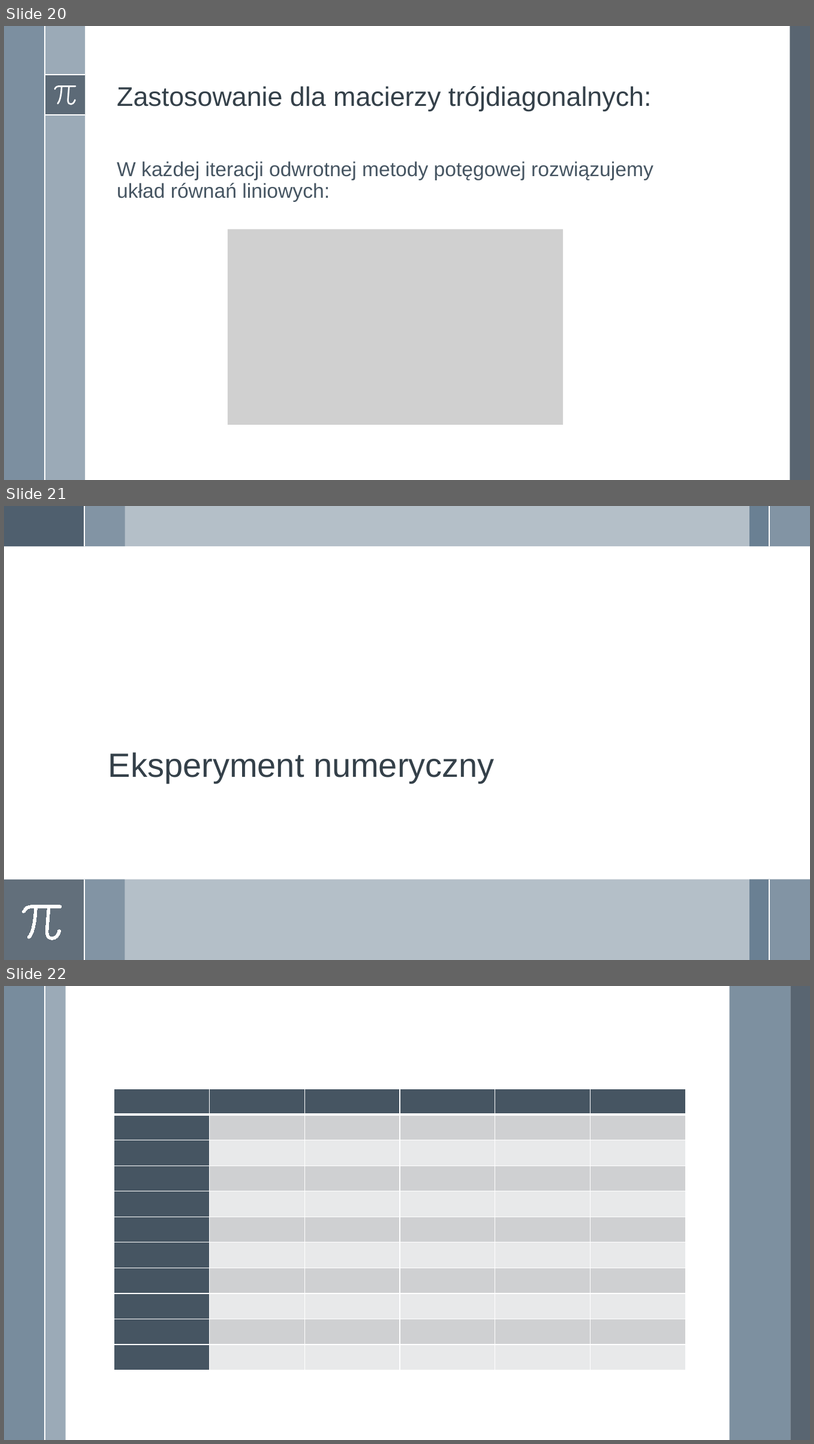
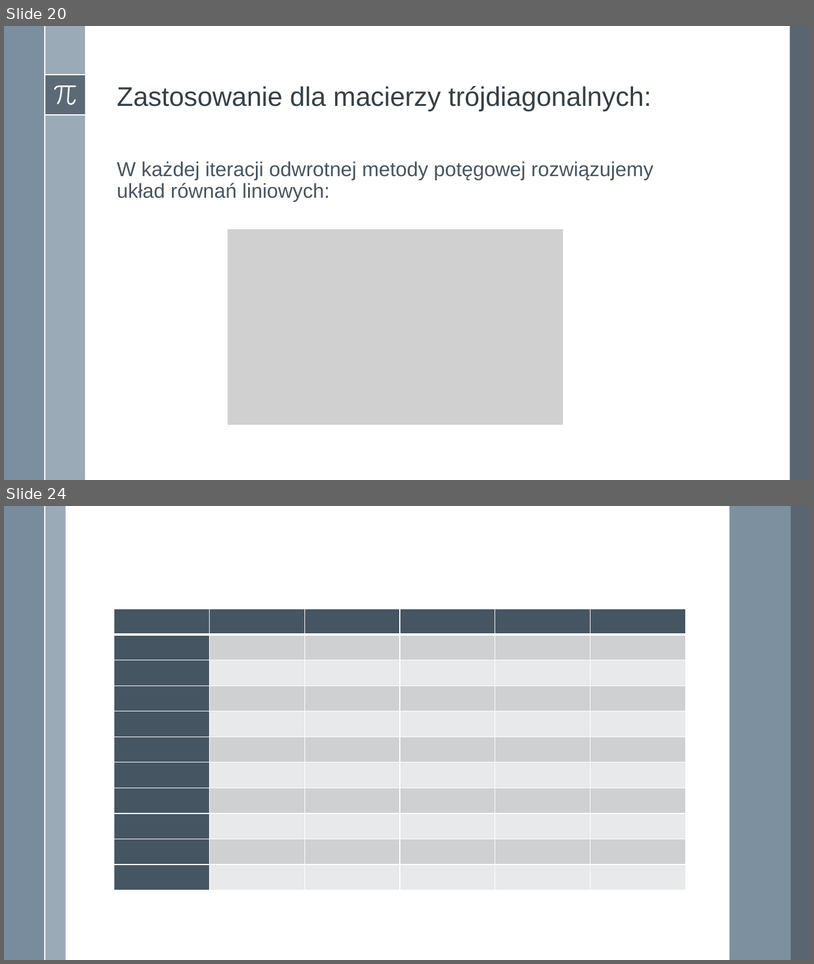
Before and after one commit to adamgracikowski/Numerical-Methods, a slide deck: Project2/Presentation/P2Z20_AGR.pptx. Shown one above the other, each under a label of ours: slides 20, 21 and 22 before the commit, slides 20 and 24 after it; the slides between them are not shown. The pictures are 814x1444 and 814x964 pixels, drawn with LibreOffice and Linux fonts; fonts in the diff are those of the drawing; grey boxes stand for pictures. Boxes give left, top, right and bottom in pixels: in the first picture for what was removed or moved away, otherwise in the second. Text is boxed around its words. In the diff, an @@ line names an element or a change of style, - is before the commit and + after.

```diff
--- a/Project2/Presentation/P2Z20_AGR.pptx
+++ b/Project2/Presentation/P2Z20_AGR.pptx
@@ slide 21 removed at [4,506,810,960], background #FFFFFF @@
@@ rectangle removed at [4,506,84,547] @@
@@ rectangle removed at [4,506,810,547] @@
@@ rectangle removed at [4,506,84,547] @@
@@ rectangle removed at [84,506,125,547] @@
@@ line removed from (84, 506) to (84, 547) @@
@@ rectangle removed at [750,506,770,547] @@
@@ rectangle removed at [770,506,810,547] @@
@@ line removed from (770, 506) to (770, 547) @@
@@ title removed at [108,752,495,783] @@
-Eksperyment numeryczny
@@ rectangle removed at [4,879,810,960] @@
@@ rectangle removed at [4,879,84,960] @@
@@ rectangle removed at [84,879,125,960] @@
@@ line removed from (84, 879) to (84, 960) @@
@@ rectangle removed at [750,879,770,960] @@
@@ rectangle removed at [770,879,810,960] @@
@@ line removed from (770, 879) to (770, 960) @@
@@ freeform shape removed at [22,905,62,940] @@
@@ what was slide 22 is now slide 24 @@
```
Also in this commit, not shown: 3 slides added.
